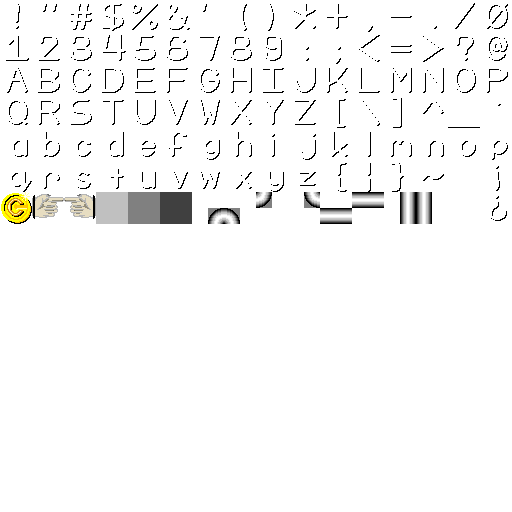
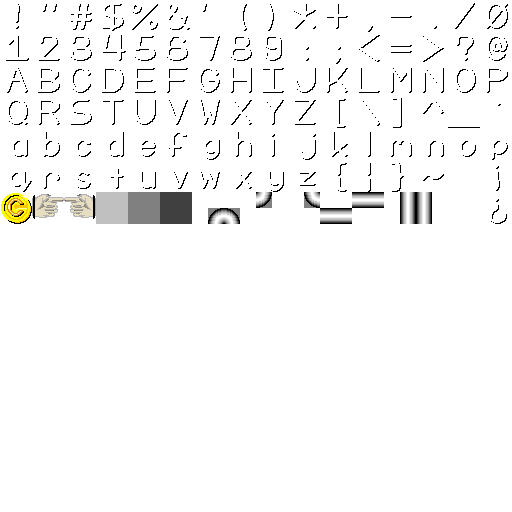
Layers edited between the first and the second 512 × 512 image:
painted on "Layer" over [491, 196, 507, 224]
